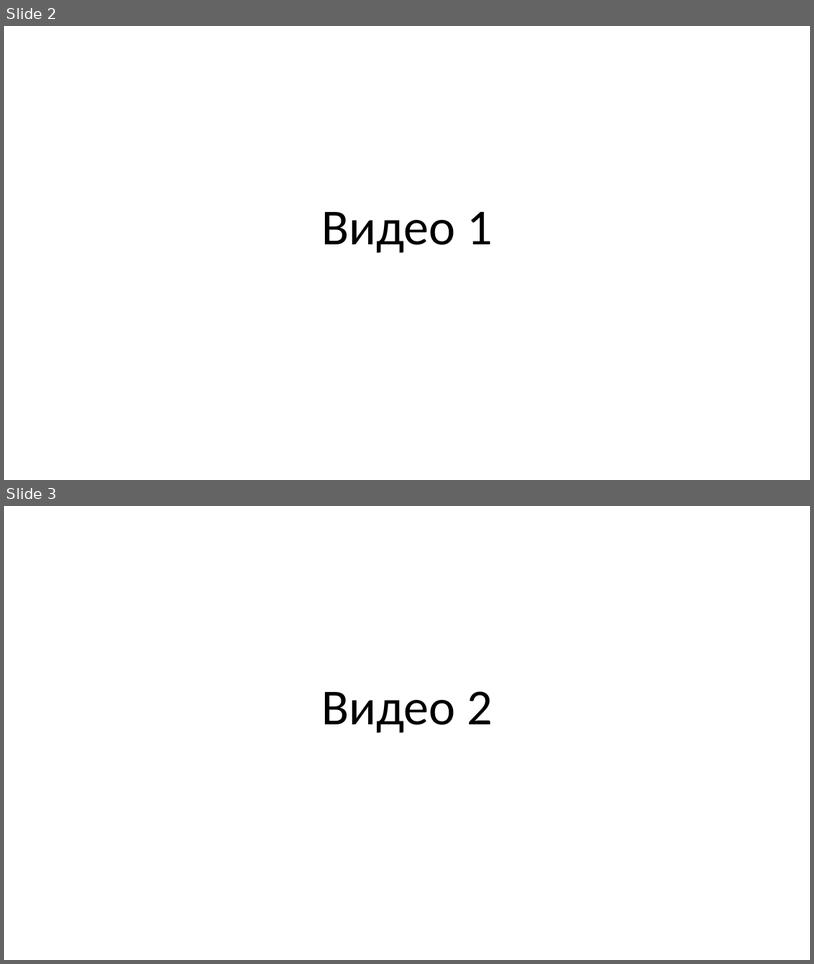
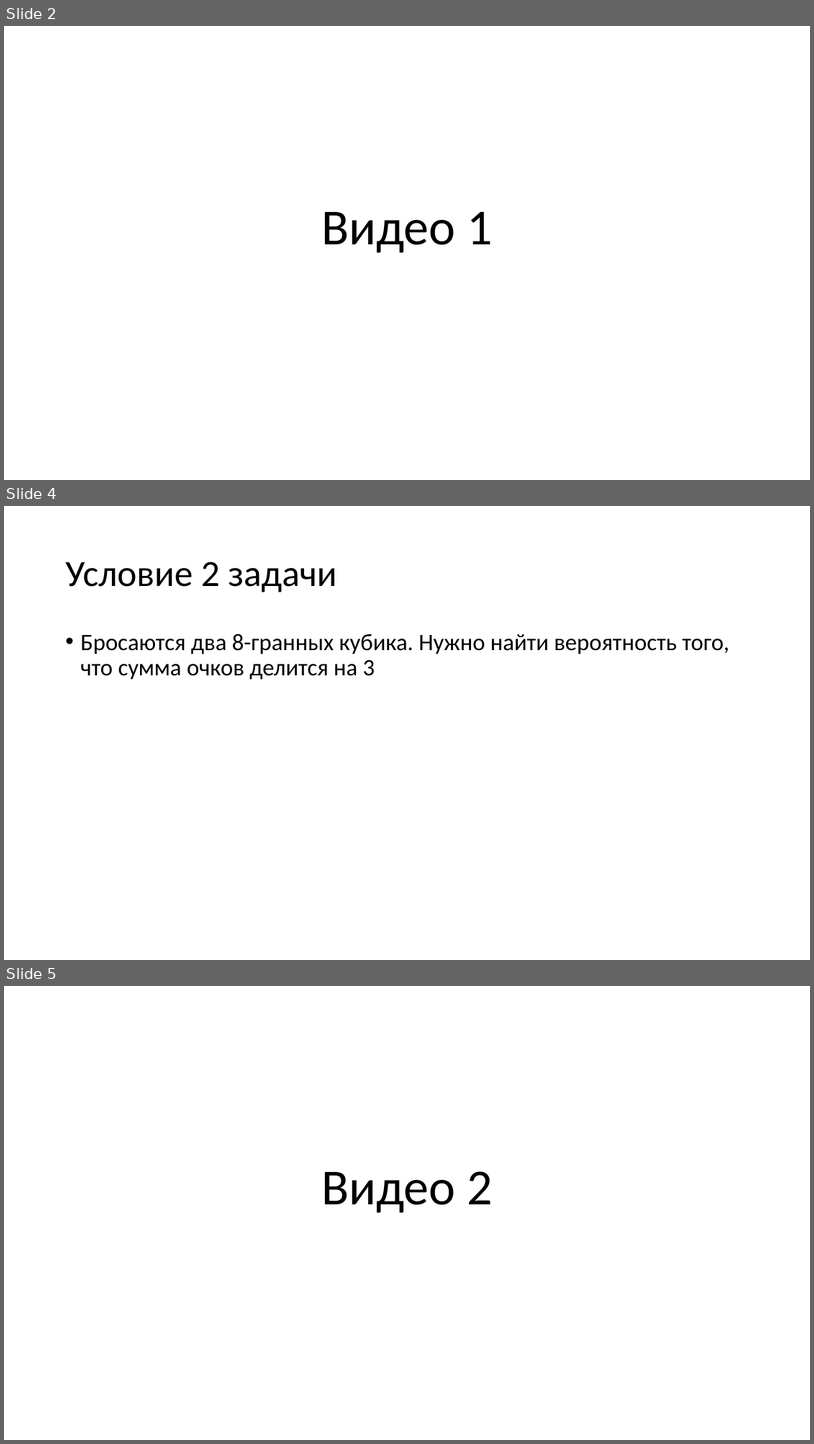
Before and after one commit to svkov/brunoyam-ds-online-course, a slide deck: module_08/module8.pptx. Shown one above the other, each under a label of ours: slides 2 and 3 before the commit, slides 2, 4 and 5 after it; the slides between them are not shown. The pictures are 814x964 and 814x1444 pixels, drawn with LibreOffice and Linux fonts; fonts in the diff are those of the drawing. Boxes give left, top, right and bottom in pixels: in the first picture for what was removed or moved away, otherwise in the second. Text is boxed around its words. In the diff, an @@ line names an element or a change of style, - is before the commit and + after.

```diff
--- a/module_08/module8.pptx
+++ b/module_08/module8.pptx
@@ slide 4 added at (x1=4, y1=506, x2=810, y2=960), background #FFFFFF @@
@@ title added at (x1=65, y1=561, x2=337, y2=592), 44 pt, text #000000 @@
+Условие 2 задачи
@@ text added at (x1=80, y1=633, x2=730, y2=680), 28 pt, text #000000 @@
+• Бросаются два 8-гранных кубика. Нужно найти вероятность того, что сумма очков делится на 3
@@ what was slide 3 is now slide 5 @@
```
Also in this commit, not shown: 1 slide changed, 8 other slides added, 2 slides removed.
